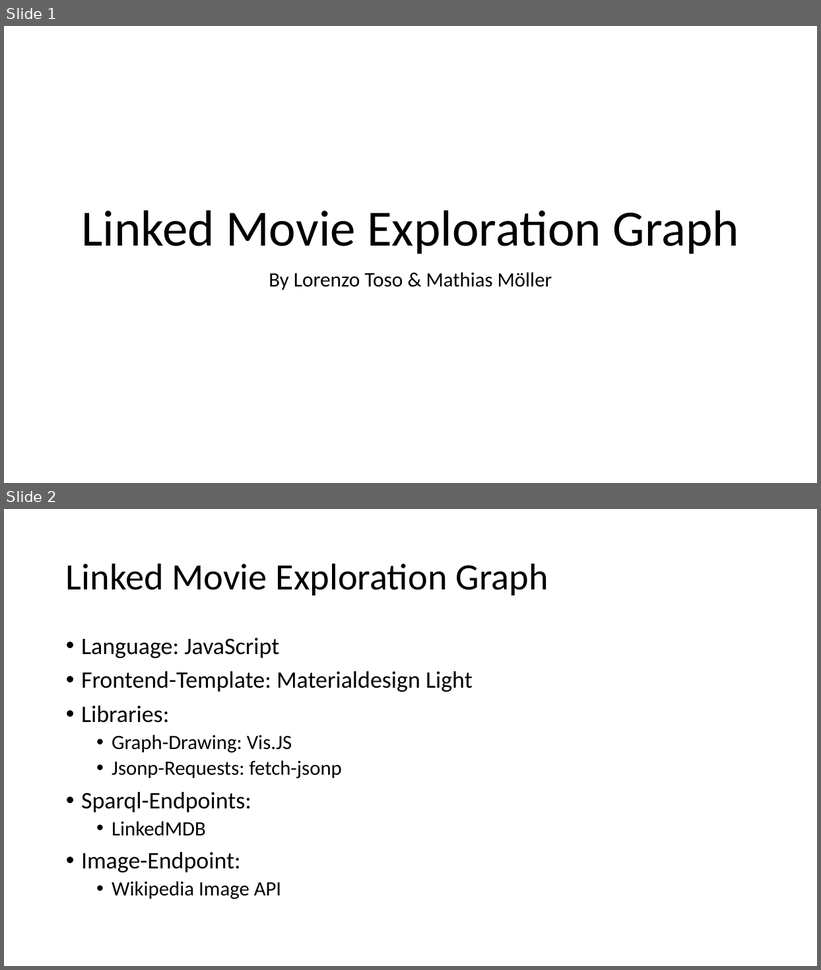
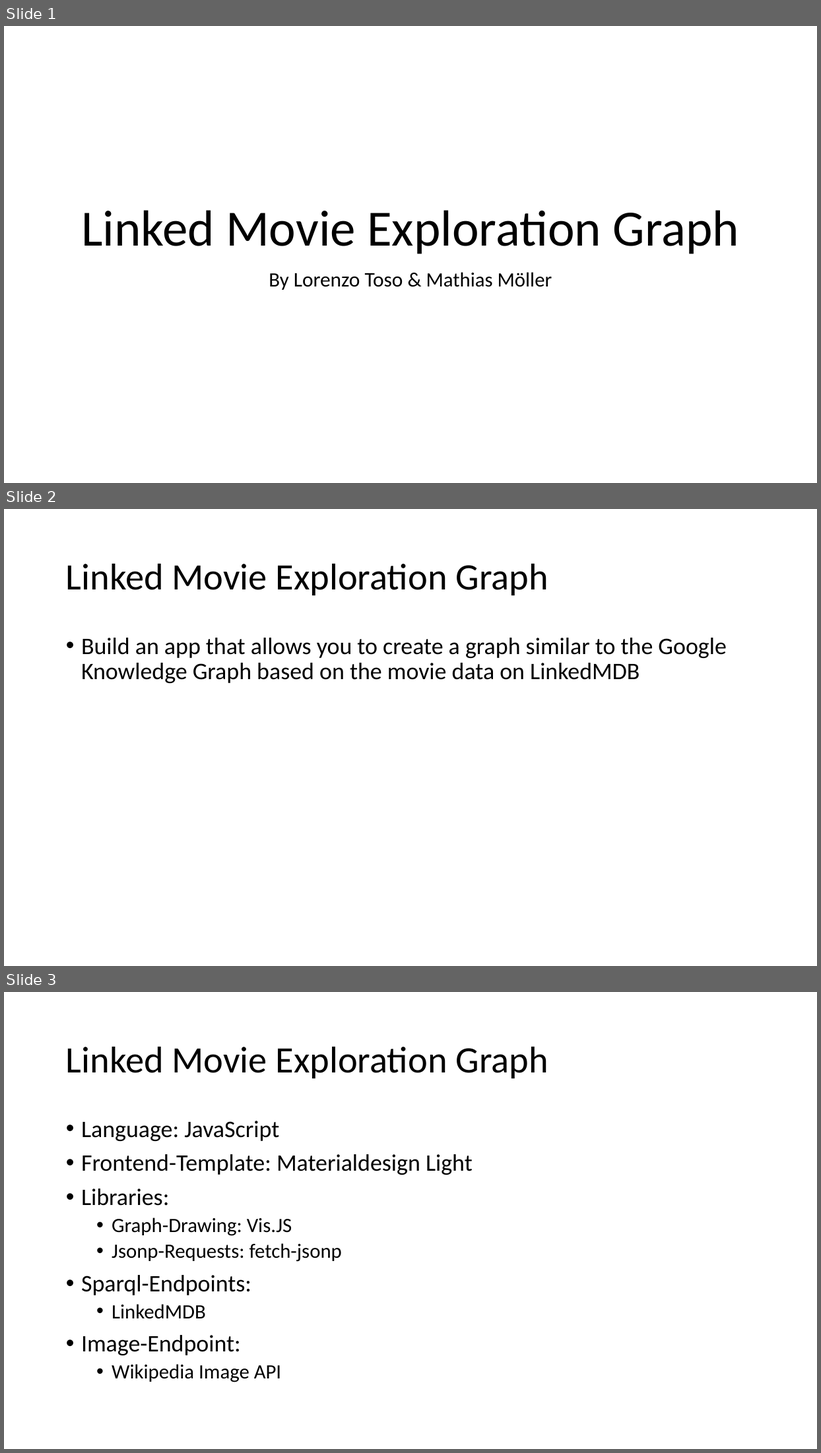
Before and after one commit to mathiasmoeller/LinkedMovieApp, a slide deck: Linked Movie Exploration Graph.pptx. Shown one above the other, each under a label of ours: slides 1 and 2 before the commit, slides 1, 2 and 3 after it. The pictures are 821x970 and 821x1453 pixels, drawn with LibreOffice and Linux fonts; fonts in the diff are those of the drawing; background and template pictures are left out. Boxes give left, top, right and bottom in pixels: in the first picture for what was removed or moved away, otherwise in the second. Text is boxed around its words. In the diff, an @@ line names an element or a change of style, - is before the commit and + after.

```diff
--- a/Linked Movie Exploration Graph.pptx
+++ b/Linked Movie Exploration Graph.pptx
@@ slide 2 added at bbox=[4, 509, 817, 966], background #FFFFFF @@
@@ title added at bbox=[66, 563, 548, 595], 44 pt, text #000000 @@
+Linked Movie Exploration Graph
@@ text added at bbox=[81, 638, 726, 683], 28 pt, text #000000 @@
+• Build an app that allows you to create a graph similar to the Google Knowledge Graph based on the movie data on LinkedMDB
@@ what was slide 2 is now slide 3 @@
```
Also in this commit, not shown: 1 other slide added, 1 other file.
